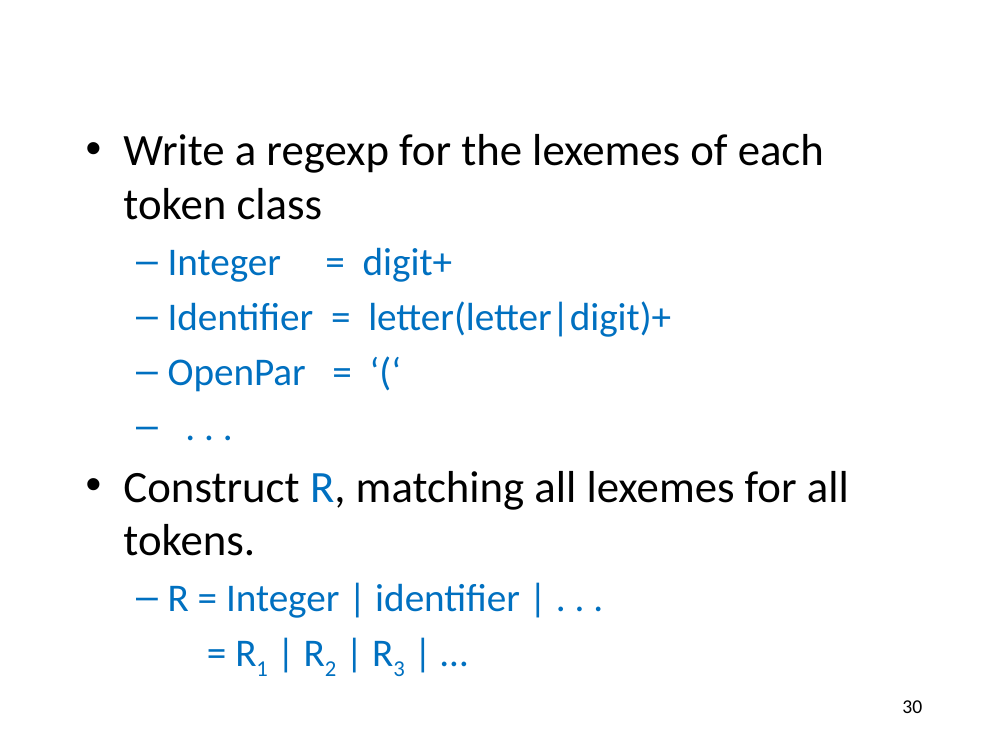
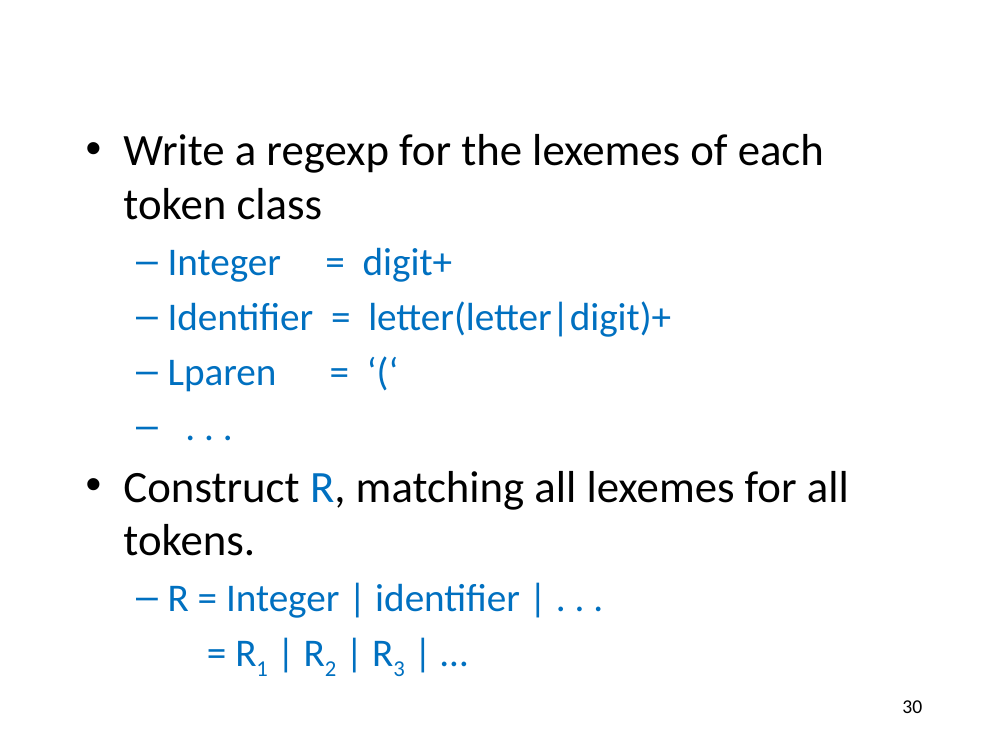
Before and after one commit to anoopsarkar/compilers-class, a slide deck: slide 30 of assets/ppt/lex/lex2-regular-expressions.pptx. Drawn at 1008x756 pixels with LibreOffice and Linux fonts; fonts in the diff are those of the drawing. Boxes give left, top, right and bottom in pixels: in the first picture for what was removed or moved away, otherwise in the second. Text is boxed around its words. In the diff, an @@ line names an element or a change of style, - is before the commit and + after.

```diff
--- a/assets/ppt/lex/lex2-regular-expressions.pptx
+++ b/assets/ppt/lex/lex2-regular-expressions.pptx
@@ text at [168,360,277,392]: text changed @@
-  – OpenPar = ‘(‘
+  – Lparen = ‘(‘
```
Also in this commit, not shown: 4 other slides changed, 1 other file.
